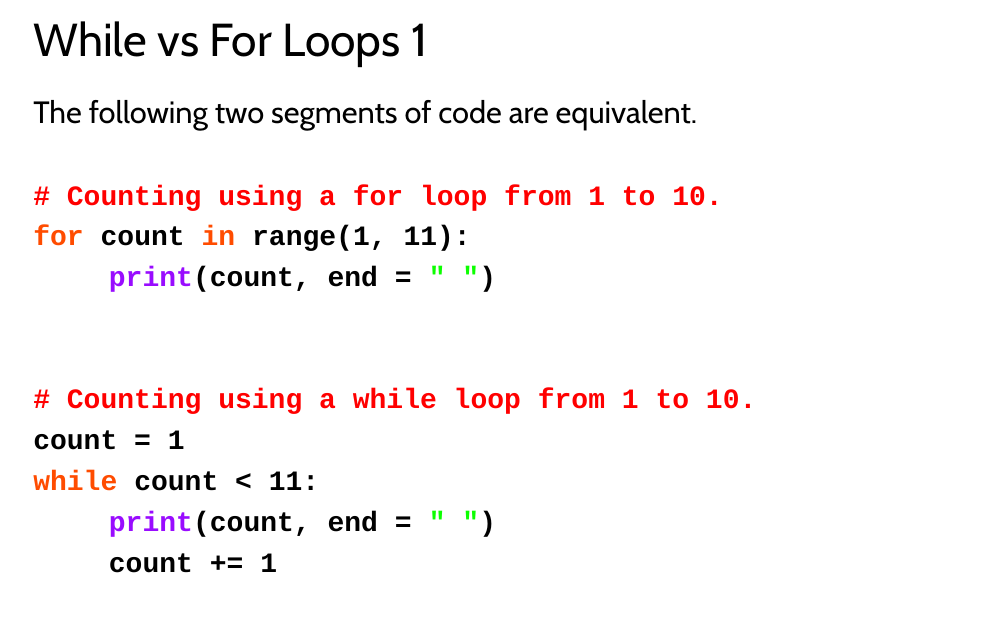
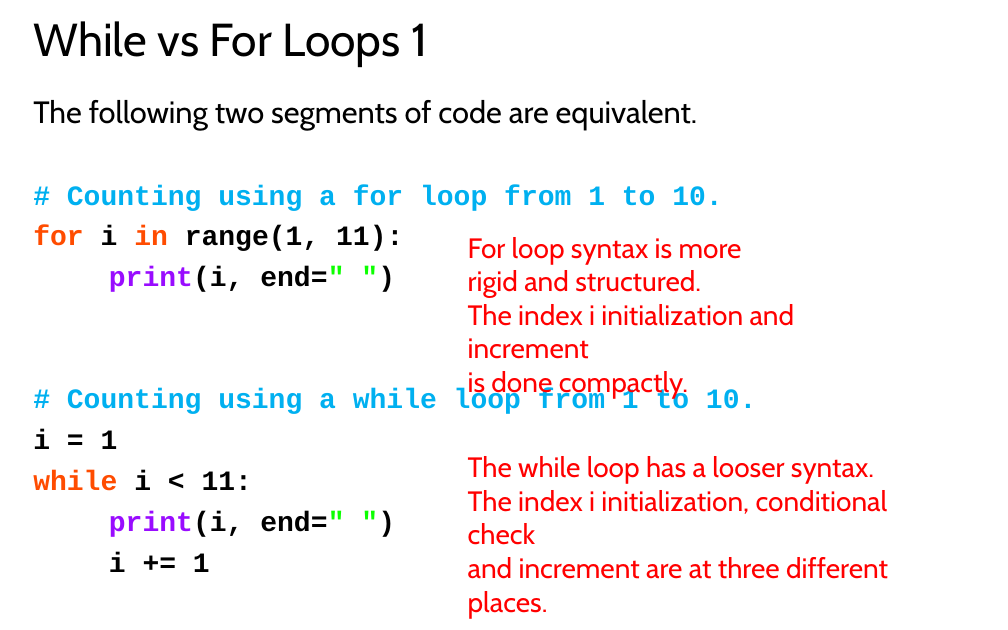
Before and after one commit to LongBaoNguyen/longbaonguyen.github.io, a slide deck: slide 4 of courses/apcsp/lect6.pptx. Drawn at 1008x630 pixels with LibreOffice and Linux fonts; fonts in the diff are those of the drawing. Boxes give left, top, right and bottom in pixels: in the first picture for what was removed or moved away, otherwise in the second. Text is boxed around its words. In the diff, an @@ line names an element or a change of style, - is before the commit and + after.

```diff
--- a/courses/apcsp/lect6.pptx
+++ b/courses/apcsp/lect6.pptx
@@ text at [67,185,756,414]: text colour #FF0000 to #00B0F0 in "# Counting using a for loop from ...", "# Counting using a while loop from ..." @@
@@ text at [33,226,403,292]: text changed @@
-for count in range(1, 11):
-print(count, end = " ")
+for i in range(1, 11):
+print(i, end=" ")
@@ text added at [468,237,795,398], 20 pt, text #FF0000 @@
+For loop syntax is more
+rigid and structured.
+The index i initialization and increment
+is done compactly.
@@ text at [33,429,344,572]: text changed @@
-count = 1
-while count < 11:
-print(count, end = " ")
-count += 1
+i = 1
+while i < 11:
+print(i, end=" ")
+i += 1
@@ text added at [468,456,888,618], 20 pt, text #FF0000 @@
+The while loop has a looser syntax.
+The index i initialization, conditional check
+and increment are at three different places.
```
Also in this commit, not shown: 6 other slides changed, 3 other files.
